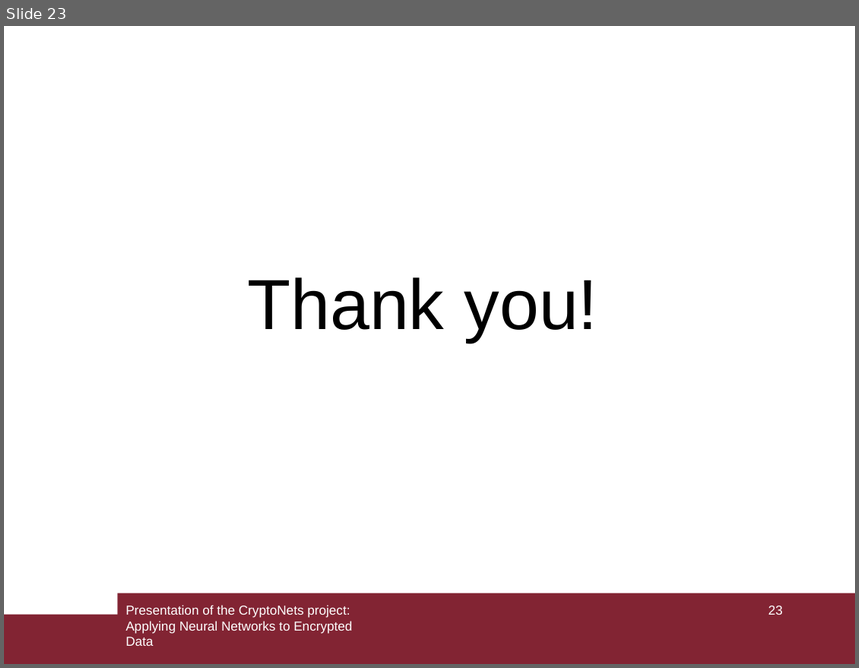
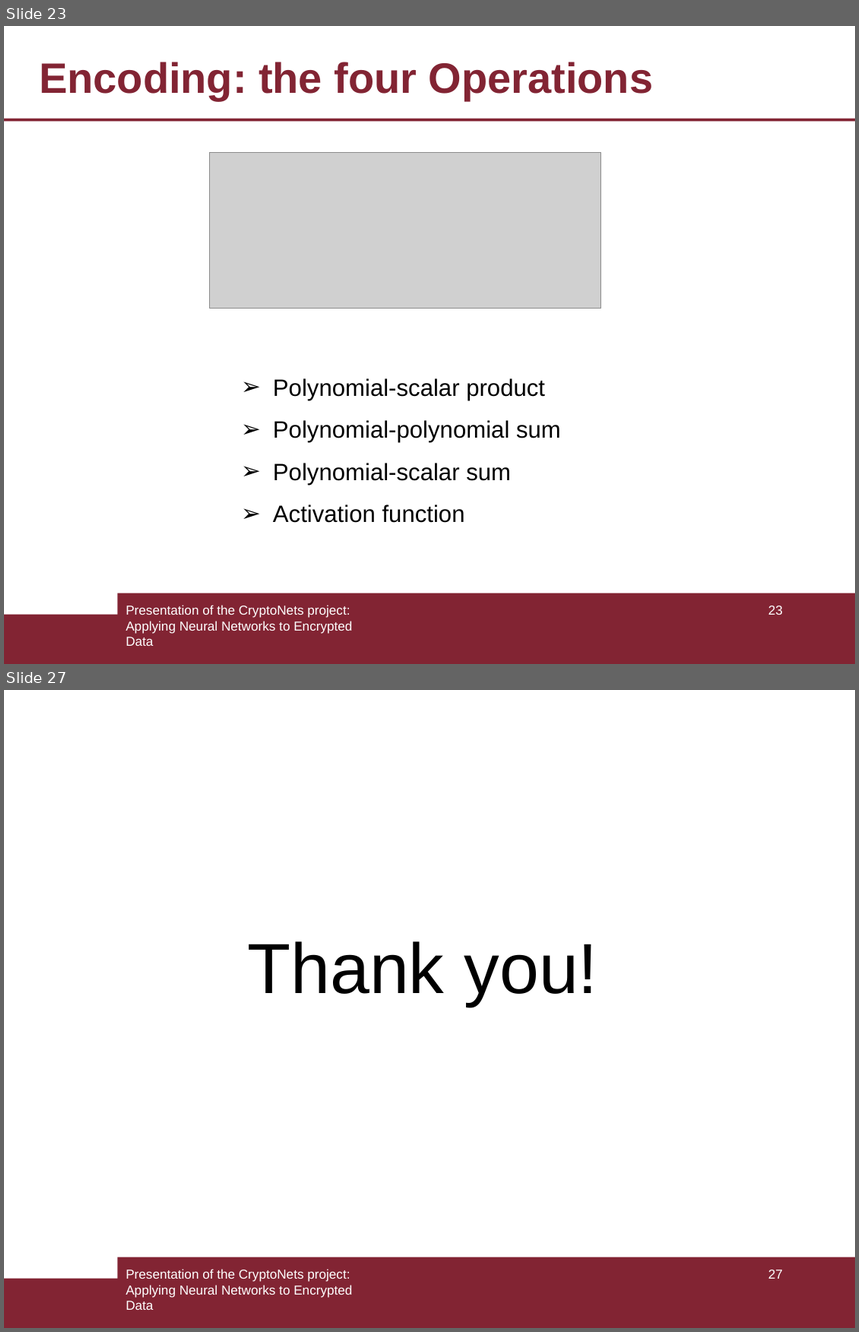
Before and after one commit to armandofln/CryptoNets-with-Python, a slide deck: slides/slide.odp. Shown one above the other, each under a label of ours: slide 23 before the commit, slides 23 and 27 after it; the slides between them are not shown. The pictures are 859x668 and 859x1332 pixels, drawn with LibreOffice and Linux fonts; fonts in the diff are those of the drawing; grey boxes stand for pictures. Boxes give left, top, right and bottom in pixels: in the first picture for what was removed or moved away, otherwise in the second. Text is boxed around its words. In the diff, an @@ line names an element or a change of style, - is before the commit and + after.

```diff
--- a/slides/slide.odp
+++ b/slides/slide.odp
@@ slide 23 added at <box>4,26,855,664</box>, background #FFFFFF; not listed: 2 template elements that a slide beside it also shows @@
@@ title added at <box>39,62,653,100</box>, 36 pt, text #822433, bold @@
+Encoding: the four Operations
@@ line added from (4, 119) to (855, 119), #822433 2.3 pt @@
@@ picture added at <box>210,153,601,309</box> @@
@@ text added at <box>273,379,561,523</box>, 20 pt, text #000000 @@
+➢ Polynomial-scalar product
+➢ Polynomial-polynomial sum
+➢ Polynomial-scalar sum
+➢ Activation function
@@ text added at <box>126,605,352,646</box>, 11 pt, text #FFFFFF @@
+Presentation of the CryptoNets project: Applying Neural Networks to Encrypted Data
@@ page number added at <box>769,606,783,615</box>, 11 pt, text #FFFFFF @@
+23
@@ what was slide 23 is now slide 27 @@
@@ page number at <box>769,1270,783,1279</box>: text changed @@
-23
+27
```
Also in this commit, not shown: 4 slides changed, 5 other slides added, 1 slide removed, 6 other files.
